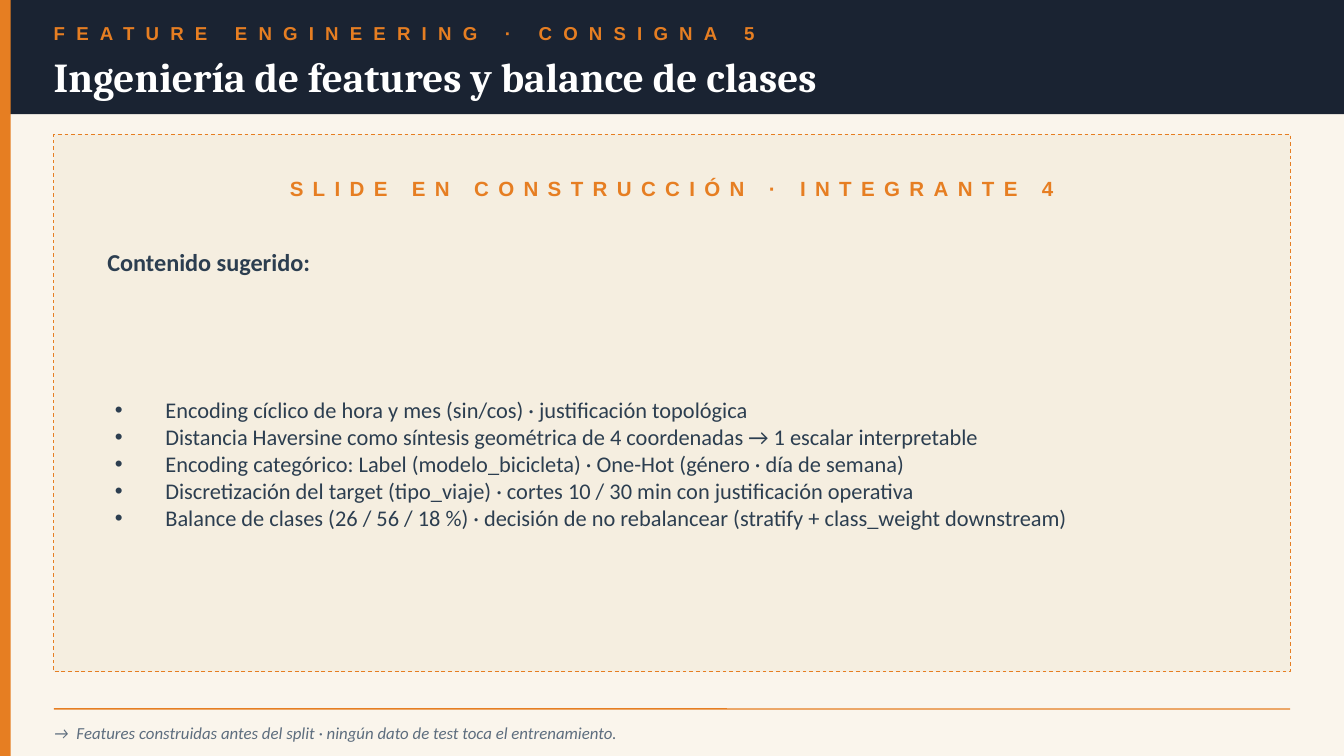
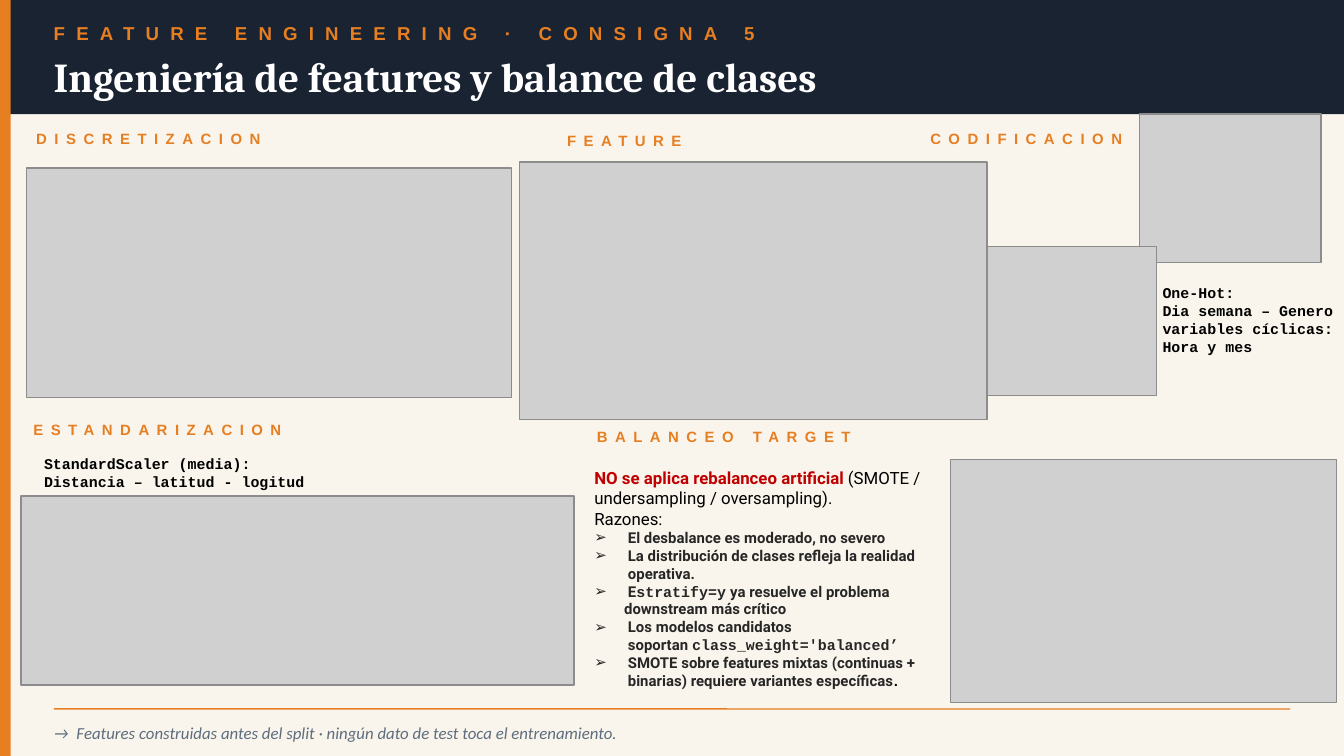
Before and after one commit to cimberlina/grupo7-eda-ecobici, a slide deck: slide 5 of presentacion/Presentacion_Grupo7_Final.pptx. Drawn at 1344x756 pixels with LibreOffice and Linux fonts; fonts in the diff are those of the drawing; grey boxes stand for pictures. Boxes give left, top, right and bottom in pixels: in the first picture for what was removed or moved away, otherwise in the second. Text is boxed around its words. In the diff, an @@ line names an element or a change of style, - is before the commit and + after.

Commit message:
Integra slide 5 (Feature Engineering) de Carmen · finaliza pptx con 6 slides
- Slide 5 · Carmen completa Feature Engineering: 6 gráficos (histograma por tipo, CDF distancia, encoding cíclico hora y mes, tabla X_train, distribución de clases) + 5 razones del no-rebalanceo (stratify + class_weight)
- Slide 4 · Carmen agrega barplot 'Distribución de clases — Train' como evidencia visual del balance
- Slide 4 · título restaurado a versión corta 'Preprocesamiento y problema de ML'
- Slide 6 duplicado (placeholder Feature Engineering) eliminado
- Slide 7 (Cierre placeholder) eliminado
- Resultado: 6 slides completos · autorizado por la docente

```diff
--- a/presentacion/Presentacion_Grupo7_Final.pptx
+++ b/presentacion/Presentacion_Grupo7_Final.pptx
@@ picture added at [1140, 114, 1321, 263] @@
@@ text added at [23, 122, 288, 155], 8 pt, text #E67E22, bold @@
+DISCRETIZACION
@@ rectangle removed at [54, 134, 1290, 672] @@
@@ text added at [554, 125, 880, 157], 8 pt, text #E67E22, bold @@
+FEATURE
@@ text added at [917, 122, 1159, 155], 8 pt, text #E67E22, bold @@
+CODIFICACION
@@ picture added at [27, 168, 512, 398] @@
@@ picture added at [520, 163, 988, 421] @@
@@ text removed at [1042, 182, 1053, 196] @@
-SLIDE EN CONSTRUCCIÓN · INTEGRANTE 4
@@ text removed at [107, 254, 310, 275] @@
-Contenido sugerido:
@@ picture added at [970, 246, 1157, 395] @@
@@ text added at [1163, 288, 1333, 355], 8 pt, text #000000, bold @@
+One-Hot:
+Dia semana – Genero
+variables cíclicas: Hora y mes
@@ text added at [20, 414, 340, 446], 8 pt, text #E67E22, bold @@
+ESTANDARIZACION
@@ text removed at [165, 402, 1066, 530] @@
-• Encoding cíclico de hora y mes (sin/cos) · justificación topológica
-• Distancia Haversine como síntesis geométrica de 4 coordenadas → 1 escalar interpretable
-• Encoding categórico: Label (modelo_bicicleta) · One-Hot (género · día de semana)
-• Discretización del target (tipo_viaje) · cortes 10 / 30 min con justificación operativa
-• Balance de clases (26 / 56 / 18 %) · decisión de no rebalancear (stratify + class_weight downstream)
@@ text added at [583, 421, 879, 453], 8 pt, text #E67E22, bold @@
+BALANCEO TARGET
@@ text added at [44, 458, 305, 490], 8 pt, text #000000, bold @@
+StandardScaler (media):
+Distancia – latitud - logitud
@@ text added at [594, 470, 915, 689], 8 pt, text #262626, bold @@
+NO se aplica rebalanceo artificial (SMOTE / undersampling / oversampling).
+Razones:
+➢ El desbalance es moderado, no severo
+➢ La distribución de clases refleja la realidad operativa.
+➢ Estratify=y ya resuelve el problema
+downstream más crítico
+➢ Los modelos candidatos soportan class_weight='balanced’
+➢ SMOTE sobre features mixtas (continuas + binarias) requiere variantes específicas.
@@ picture added at [950, 460, 1336, 703] @@
@@ picture added at [22, 496, 574, 685] @@
```
Also in this commit, not shown: 2 other slides changed, 1 slide removed.
